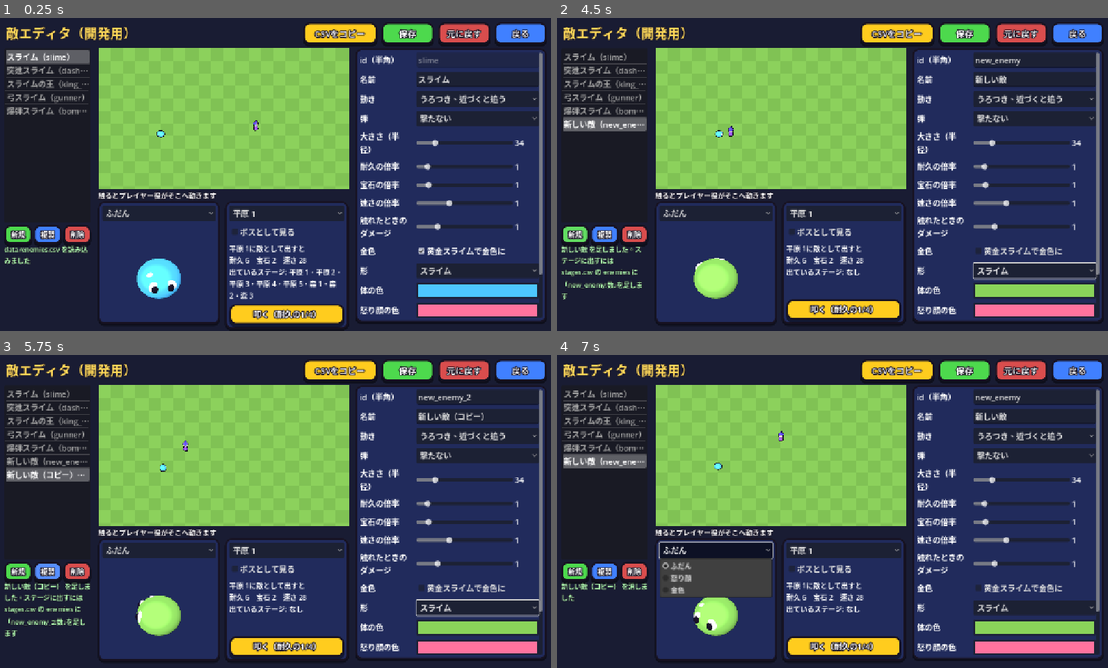
Above: before the commit, frames 1-4 (two rows, left to right).
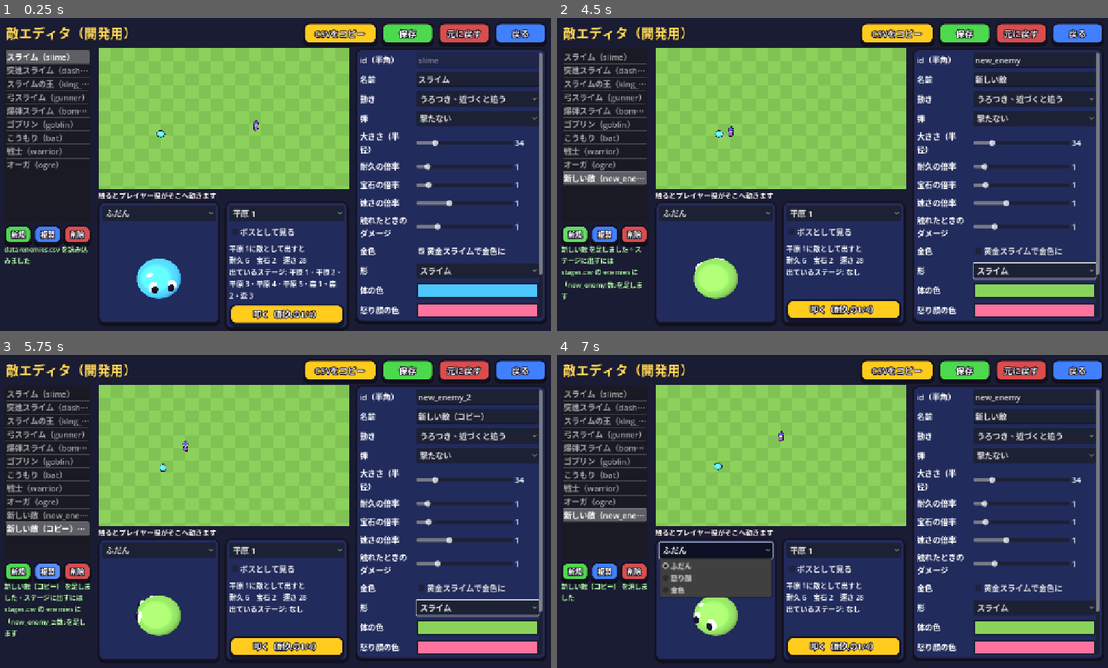
Above: after the commit, the same moments.

Repository: elefolo4565/fantasyIncremental
Game: Godot game, scene res://scenes/enemy_editor/enemy_editor.tscn
Same seed, same stepped clock (60 frames per second), same inputs: the game is played once before the commit and once after it. This scene is started directly instead of the project's main scene.
Inputs:
- Up to frame 1 (0.25 s): no input
- Up to frame 2 (4.5 s): click "スライム" at 0.5 s; click "戻る" at 1.25 s; click "元に戻す" at 2 s; click "保存" at 2.75 s; click "CSVをコピー" at 3.5 s; click "新規" at 4.25 s
- Up to frame 3 (5.75 s): click "複製" at 5 s
- Up to frame 4 (7 s): click "削除" at 5.75 s; click "ふだん" at 6.5 s

The runs differ from the first frame. In frame 1, 0.7% of the frame differs, in the area x 1-17%, y 31-49%; in frame 2, 1.7%; in frame 3, 2.0%, in the area x 0-17%, y 32-58%; in frame 4, 1.7%.

Commit message:
敵の仮3Dモデルを4種類ふやす（ゴブリン・こうもり・戦士・オーガ）
- MonsterModel に人型（手足を振って歩く）とこうもり（羽ばたく）の形を足す
- 敵エディタの「形」で選べるようにする
- 見本の敵として enemies.csv に4行足し、絵を焼く（ステージには未配置）

Co-Authored-By: Claude Opus 5.5 (1M context) <noreply@anthropic.com>
Claude-Session: https://claude.ai/code/session_01TUik1f4JSHLmG8xXeEbnoe

Diff:
--- a/data/enemies.csv
+++ b/data/enemies.csv
@@ -4,3 +4,7 @@
 king_slime,スライムの王,chase,64.6,1,1,1,1,0,king,9e6bff,9e6bff,,平原と森のボス。いつも追ってくる。耐久・宝石・速さは stages.csv の boss_hp・boss_gem・boss_speed に掛ける
 gunner,弓スライム,wander_chase,34,1,1.5,0.8,1,0,slime,8ad35a,ff739e,arrow_fan,弾を撃つ敵の見本（まだどのステージにも出ていない）。うろつきながらプレイヤーへ矢を3本撃つ
 bomber,爆弾スライム,wander_chase,34,1.5,2,0.6,1,0,dasher,a0a0b8,ff6b4d,bomb_lob,弾を撃つ敵の見本（まだどのステージにも出ていない）。遅いがプレイヤーのいる所へ爆弾を投げる
+goblin,ゴブリン,wander_chase,30,1,1.2,1.15,1,0,goblin,7cc04a,7cc04a,,見た目の見本（まだどのステージにも出ていない）。小柄ですばしこい
+bat,こうもり,wander_chase,28,0.6,1,1.5,1,0,bat,7a5ac8,7a5ac8,,見た目の見本（まだどのステージにも出ていない）。宙に浮いて羽ばたく。もろいが速い
+warrior,戦士,wander_chase,34,2,2,0.9,1,0,warrior,4f7fd6,4f7fd6,,見た目の見本（まだどのステージにも出ていない）。鎧の色は color。剣と盾を持つ
+ogre,オーガ,chase,50,3,3,0.6,2,0,ogre,c9a66b,c9a66b,,見た目の見本（まだどのステージにも出ていない）。大きくて遅いがしつこく追ってくる
--- a/scenes/enemy_editor/enemy_editor.gd
+++ b/scenes/enemy_editor/enemy_editor.gd
@@ -40,7 +40,8 @@
 const SHOT_INT_KEYS := ["count", "damage"]
 ## 選べる動き（MonsterMove.create の名前）と、選べる仮モデルの形（MonsterModel の shape）
 const MOVES := [[&"wander_chase", "うろつき、近づくと追う"], [&"dash", "ためて突進"], [&"chase", "ずっと追う（ボス向け）"]]
-const MODELS := [[&"slime", "スライム"], [&"dasher", "角つき"], [&"king", "王冠つき"]]
+const MODELS := [[&"slime", "スライム"], [&"dasher", "角つき"], [&"king", "王冠つき"], [&"goblin", "ゴブリン"],
+		[&"bat", "こうもり"], [&"warrior", "戦士"], [&"ogre", "オーガ"]]
 const LOOKS := ["ふだん", "怒り顔", "金色"]
 ## 数値のつまみ: [項目, 表示名, 最小, 最大, 刻み]
 const SLIDERS := [
--- a/scenes/monster/monster_model.gd
+++ b/scenes/monster/monster_model.gd
@@ -1,9 +1,10 @@
 class_name MonsterModel
 extends Node3D
-## 仮の敵の3Dモデル（スライム・突進スライム・王冠のスライム・森の木）。形は data/enemies.csv の model 列で選ぶ。Godot の基本図形だけで組み立てる。
+## 仮の敵の3Dモデル（スライム・突進スライム・王冠のスライム・ゴブリン・こうもり・戦士・オーガ・森の木）。
+## 形は data/enemies.csv の model 列で選ぶ。Godot の基本図形だけで組み立てる。body_color は体（人型は肌、戦士は鎧）の色。
 ## tools/render_enemies が絵に焼くときと、敵エディタ（scenes/enemy_editor）の3Dの見た目に使う。
 ## 本番のモデルができたら assets/models/<名前>.glb に置けば、焼くときはそちらが使われる。
-## 足元が原点、正面が +Z。set_walk(0〜1) で跳ねる動きの1周のどこかの姿勢にする。
+## 足元が原点、正面が +Z。set_walk(0〜1) で動きの1周（スライムは跳ねる、人型は歩く、こうもりは羽ばたく）のどこかの姿勢にする。
 
 const OUTLINE := Color(0.09, 0.07, 0.13)
 const EYE_WHITE := Color(1, 1, 1)
@@ -14,30 +15,70 @@
 const TRUNK_COLOR := Color(0.62, 0.38, 0.2)
 const SLIME_RADIUS := 0.6
 const SLIME_HEIGHT := 0.82
+const METAL_COLOR := Color(0.82, 0.85, 0.9)
+const WOOD_COLOR := Color(0.55, 0.35, 0.18)
+const CLOTH_COLOR := Color(0.5, 0.32, 0.2)
+const DARK_CLOTH := Color(0.28, 0.22, 0.2)
+const SKIN_COLOR := Color(1.0, 0.8, 0.64)
+const TOOTH_COLOR := Color(1.0, 0.97, 0.88)
+const CREST_COLOR := Color(0.9, 0.2, 0.2)
+const GOLD_COLOR := Color(1.0, 0.8, 0.25)
+## 歩く・羽ばたく大きさ（見た目だけ）
+const LEG_SWING := 0.55
+const ARM_SWING := 0.45
+const WING_FLAP := 0.7
+const HUMANOIDS := [&"goblin", &"warrior", &"ogre"]
 
 ## 生成する側が add_child の前に入れる
 var body_color := Color(0.3, 0.78, 1.0)
-## &"slime" / &"dasher" / &"king"（王冠） / &"oak"
+## &"slime" / &"dasher" / &"king"（王冠） / &"goblin" / &"bat" / &"warrior" / &"ogre" / &"oak"
 var shape := &"slime"
 ## 怒った眉（追ってきているとき）
 var angry := false
 
 var _body := Node3D.new()
 var _blob: MeshInstance3D
+## 人型の手足（付け根で回す）とこうもりの羽
+var _legs: Array[Node3D] = []
+var _arms: Array[Node3D] = []
+var _wings: Array[Node3D] = []
 
 
 func _ready() -> void:
 	add_child(_body)
-	if shape == &"oak":
-		_build_oak()
-	else:
-		_build_slime()
+	match shape:
+		&"oak":
+			_build_oak()
+		&"goblin":
+			_build_goblin()
+		&"warrior":
+			_build_warrior()
+		&"ogre":
+			_build_ogre()
+		&"bat":
+			_build_bat()
+		_:
+			_build_slime()
 	set_walk(0.0)
 
 
 ## phase は跳ねる動きの1周（0〜1）。2Dのころと同じく、横に広がると縦に縮む。
 func set_walk(phase: float) -> void:
 	if shape == &"oak":
+		return
+	var swing := sin(phase * TAU)
+	if shape in HUMANOIDS:
+		# 手足を前後に振り、体を上下に揺らす（左右の手足は逆に振る）
+		for i in _legs.size():
+			_legs[i].rotation.x = swing * LEG_SWING * (1.0 if i == 0 else -1.0)
+		for i in _arms.size():
+			_arms[i].rotation.x = swing * ARM_SWING * (-1.0 if i == 0 else 1.0)
+		_body.position.y = absf(cos(phase * TAU)) * 0.04
+		return
+	if shape == &"bat":
+		for i in _wings.size():
+			_wings[i].rotation.z = swing * WING_FLAP * (1.0 if i == 0 else -1.0)
+		_body.position.y = -swing * 0.06
 		return
 	var squash := 1.0 + sin(phase * TAU) * 0.07
 	_body.scale = Vector3(squash, 1.0 / squash, squash)
@@ -103,10 +144,175 @@
 	_part(_sphere(0.1), HIGHLIGHT, Vector3(-0.28, 1.7, 0.2), Vector3(1.3, 0.8, 0.8), _body, true)
 
 
+# ---- 人型（ゴブリン・戦士・オーガ） ----
+
+## 小柄で緑の肌、長くとがった耳と大きな鼻。短剣を持つ。
+func _build_goblin() -> void:
+	_add_legs(0.3, 0.12, 0.075, DARK_CLOTH, DARK_CLOTH)
+	var tunic := _cone(0.17, 0.25, 0.36)
+	_part(tunic, CLOTH_COLOR, Vector3(0, 0.46, 0), Vector3.ONE, _body)
+	_part(_cylinder(0.2, 0.05), WOOD_COLOR.darkened(0.3), Vector3(0, 0.36, 0), Vector3.ONE, _body)
+	var head_y := 0.86
+	_part(_sphere(0.3), body_color, Vector3(0, head_y, 0), Vector3(1.1, 0.95, 1), _body)
+	for side in [-1.0, 1.0]:
+		var ear := _part(_cone(0.0, 0.1, 0.36), body_color, Vector3(side * 0.42, head_y + 0.08, -0.02), Vector3(1, 1, 0.5), _body)
+		ear.rotation.z = -side * deg_to_rad(70)
+	_part(_sphere(0.08), body_color.darkened(0.08), Vector3(0, head_y - 0.04, 0.3), Vector3(0.9, 0.8, 1.4), _body)
+	_add_face(head_y + 0.06, 0.12, 0.25, 0.085, true)
+	# 口からのぞく牙
+	for side in [-1.0, 1.0]:
+		_part(_cone(0.0, 0.03, 0.07), TOOTH_COLOR, Vector3(side * 0.07, head_y - 0.13, 0.26), Vector3.ONE, _body)
+	var arms := _add_arms(Vector3(0.22, 0.6, 0), 0.26, 0.055, body_color, body_color)
+	# 右手の短剣
+	var dagger := Node3D.new()
+	arms[1].add_child(dagger)
+	dagger.position = Vector3(0, -0.3, 0.06)
+	dagger.rotation.x = deg_to_rad(70)
+	_part(_box(Vector3(0.1, 0.03, 0.04)), WOOD_COLOR, Vector3.ZERO, Vector3.ONE, dagger)
+	_part(_box(Vector3(0.05, 0.26, 0.02)), METAL_COLOR, Vector3(0, 0.14, 0), Vector3.ONE, dagger, true)
+
+
+## 鎧（body_color）と羽根飾りのかぶと。右手に剣、左手に丸い盾。
+func _build_warrior() -> void:
+	_add_legs(0.4, 0.13, 0.085, DARK_CLOTH, WOOD_COLOR.darkened(0.3))
+	_part(_cone(0.25, 0.22, 0.44), body_color, Vector3(0, 0.62, 0), Vector3.ONE, _body)
+	_part(_cylinder(0.24, 0.06), WOOD_COLOR, Vector3(0, 0.43, 0), Vector3.ONE, _body)
+	for side in [-1.0, 1.0]:
+		_part(_sphere(0.13), body_color.lightened(0.15), Vector3(side * 0.27, 0.8, 0), Vector3(1, 0.8, 1), _body)
+	var head_y := 1.07
+	_part(_sphere(0.25), SKIN_COLOR, Vector3(0, head_y, 0), Vector3.ONE, _body)
+	_add_face(head_y, 0.1, 0.22, 0.06, false)
+	# かぶと: 頭の上半分と後ろをおおい、てっぺんに羽根飾り
+	_part(_sphere(0.28), METAL_COLOR, Vector3(0, head_y + 0.07, -0.04), Vector3(1, 0.85, 1), _body)
+	_part(_cylinder(0.29, 0.06), METAL_COLOR.darkened(0.15), Vector3(0, head_y + 0.08, 0), Vector3.ONE, _body)
+	_part(_box(Vector3(0.06, 0.16, 0.36)), CREST_COLOR, Vector3(0, head_y + 0.33, -0.04), Vector3.ONE, _body)
+	var arms := _add_arms(Vector3(0.3, 0.78, 0), 0.32, 0.07, body_color, SKIN_COLOR)
+	var sword := Node3D.new()
+	arms[1].add_child(sword)
+	sword.position = Vector3(0, -0.36, 0.06)
+	sword.rotation.x = deg_to_rad(60)
+	_part(_box(Vector3(0.05, 0.12, 0.05)), WOOD_COLOR, Vector3(0, -0.02, 0), Vector3.ONE, sword)
+	_part(_box(Vector3(0.22, 0.04, 0.06)), GOLD_COLOR, Vector3(0, 0.06, 0), Vector3.ONE, sword)
+	_part(_box(Vector3(0.08, 0.5, 0.025)), METAL_COLOR, Vector3(0, 0.33, 0), Vector3.ONE, sword, true)
+	var shield := _part(_cylinder(0.24, 0.05), body_color.darkened(0.25), Vector3(-0.06, -0.24, 0.1), Vector3.ONE, arms[0])
+	shield.rotation = Vector3(deg_to_rad(90), 0, deg_to_rad(-20))
+	_part(_sphere(0.07), GOLD_COLOR, Vector3(0, 0.03, 0), Vector3(1, 0.6, 1), shield)
+
+
+## 大きな体と太い手足、小さな頭に下あごの牙。右手にこん棒。
+func _build_ogre() -> void:
+	_add_legs(0.36, 0.2, 0.12, body_color, body_color.darkened(0.15))
+	_part(_cone(0.33, 0.38, 0.2), CLOTH_COLOR, Vector3(0, 0.42, 0), Vector3.ONE, _body)
+	_part(_sphere(0.42), body_color, Vector3(0, 0.78, 0), Vector3(1.05, 1, 0.9), _body)
+	_part(_sphere(0.2), body_color.lightened(0.12), Vector3(0, 0.72, 0.24), Vector3(1.2, 1, 0.6), _body)
+	var head_y := 1.24
+	_part(_sphere(0.22), body_color, Vector3(0, head_y, 0.06), Vector3.ONE, _body)
+	_add_face(head_y + 0.03, 0.09, 0.26, 0.06, true)
+	for side in [-1.0, 1.0]:
+		_part(_cone(0.0, 0.04, 0.12), TOOTH_COLOR, Vector3(side * 0.09, head_y - 0.08, 0.24), Vector3.ONE, _body)
+		_part(_sphere(0.06), body_color, Vector3(side * 0.22, head_y + 0.02, 0.02), Vector3(0.6, 1, 0.8), _body)
+	var arms := _add_arms(Vector3(0.44, 0.98, 0), 0.44, 0.1, body_color, body_color)
+	var club := Node3D.new()
+	arms[1].add_child(club)
+	club.position = Vector3(0, -0.5, 0.08)
+	# 外側へ傾けて肩にかつぐ（正面からも見えるように）
+	club.rotation = Vector3(deg_to_rad(20), 0, deg_to_rad(-30))
+	_part(_cone(0.15, 0.06, 0.72), WOOD_COLOR, Vector3(0, 0.32, 0), Vector3.ONE, club)
+
+
+## 足（付け根で回す）。hip_y は付け根の高さ、spread は左右の間、radius は太さ。足の長さは hip_y と同じ。
+func _add_legs(hip_y: float, spread: float, radius: float, color: Color, foot_color: Color) -> void:
+	for side in [-1.0, 1.0]:
+		var hip := Node3D.new()
+		hip.position = Vector3(side * spread, hip_y, 0)
+		_body.add_child(hip)
+		_part(_capsule(radius, hip_y), color, Vector3(0, -hip_y * 0.5, 0), Vector3.ONE, hip)
+		_part(_sphere(radius * 1.25), foot_color, Vector3(0, -hip_y + radius * 0.8, radius * 0.6),
+				Vector3(1, 0.7, 1.5), hip)
+		_legs.append(hip)
+
+
+## 腕（肩で回す）。shoulder は右肩の位置（左は x を反転）。返すのは [左腕, 右腕]。
+func _add_arms(shoulder: Vector3, length: float, radius: float, color: Color, hand_color: Color) -> Array[Node3D]:
+	var result: Array[Node3D] = []
+	for side in [-1.0, 1.0]:
+		var pivot := Node3D.new()
+		pivot.position = Vector3(side * shoulder.x, shoulder.y, shoulder.z)
+		pivot.rotation.z = side * deg_to_rad(12)
+		_body.add_child(pivot)
+		_part(_capsule(radius, length), color, Vector3(0, -length * 0.5, 0), Vector3.ONE, pivot)
+		_part(_sphere(radius * 1.3), hand_color, Vector3(0, -length, 0), Vector3.ONE, pivot)
+		_arms.append(pivot)
+		result.append(pivot)
+	return result
+
+
+## 目（と怒った眉）。eye_y は目の高さ、gap は左右の間の半分、front は顔の前面の z、size は黒目の大きさ。
+func _add_face(eye_y: float, gap: float, front: float, size: float, whites: bool) -> void:
+	for side in [-1.0, 1.0]:
+		if whites:
+			_part(_sphere(size * 1.5), EYE_WHITE, Vector3(side * gap, eye_y, front), Vector3(1, 1.1, 0.6), _body, true)
+		_part(_sphere(size), OUTLINE, Vector3(side * gap, eye_y, front + size * 0.8), Vector3(1, 1.3, 0.6), _body)
+		if angry:
+			var brow := _part(_box(Vector3(size * 3.0, size * 0.6, 0.05)), OUTLINE,
+					Vector3(side * gap, eye_y + size * 2.0, front + size), Vector3.ONE, _body)
+			brow.rotation.z = side * deg_to_rad(25)
+
+
+# ---- こうもり ----
+
+## 宙に浮く丸い体に大きな耳と牙、左右に羽。羽ばたいて上下に揺れる。
+func _build_bat() -> void:
+	var body_y := 0.8
+	_part(_sphere(0.3), body_color, Vector3(0, body_y, 0), Vector3(1, 0.95, 0.9), _body)
+	_part(_sphere(0.18), body_color.lightened(0.2), Vector3(0, body_y - 0.08, 0.16), Vector3(1, 1, 0.6), _body)
+	for side in [-1.0, 1.0]:
+		var ear := _part(_cone(0.0, 0.11, 0.3), body_color, Vector3(side * 0.16, body_y + 0.32, 0), Vector3(1, 1, 0.5), _body)
+		ear.rotation.z = -side * deg_to_rad(18)
+		_part(_cone(0.0, 0.025, 0.08), TOOTH_COLOR, Vector3(side * 0.06, body_y - 0.12, 0.26), Vector3.ONE, _body)
+		# 小さな足
+		_part(_sphere(0.05), body_color.darkened(0.3), Vector3(side * 0.1, body_y - 0.3, 0), Vector3.ONE, _body)
+	_add_face(body_y + 0.05, 0.11, 0.24, 0.06, true)
+	var wing_color := body_color.darkened(0.35)
+	for side in [-1.0, 1.0]:
+		var root := Node3D.new()
+		root.position = Vector3(side * 0.24, body_y + 0.05, -0.04)
+		# 少し後ろへ反らせて、横から見ても羽の形がわかるようにする
+		root.rotation.y = side * deg_to_rad(25)
+		_body.add_child(root)
+		# 羽の骨と、ぎざぎざの膜（平たい楕円を3枚並べる）
+		var bone := _part(_capsule(0.03, 0.62), wing_color.darkened(0.2), Vector3(side * 0.3, 0.1, 0), Vector3.ONE, root)
+		bone.rotation.z = side * deg_to_rad(-70)
+		for i in 3:
+			var x: float = side * (0.14 + i * 0.17)
+			_part(_sphere(0.15), wing_color, Vector3(x, 0.02 - i * 0.02, 0), Vector3(0.75, 1.3 - i * 0.2, 0.15), root)
+		_wings.append(root)
+
+
 func _sphere(radius: float) -> SphereMesh:
 	var mesh := SphereMesh.new()
 	mesh.radius = radius
 	mesh.height = radius * 2.0
+	return mesh
+
+
+func _cylinder(radius: float, height: float) -> CylinderMesh:
+	return _cone(radius, radius, height)
+
+
+## 上下で太さの違う筒（top が 0 なら円すい）。
+func _cone(top: float, bottom: float, height: float) -> CylinderMesh:
+	var mesh := CylinderMesh.new()
+	mesh.top_radius = top
+	mesh.bottom_radius = bottom
+	mesh.height = height
+	return mesh
+
+
+func _capsule(radius: float, height: float) -> CapsuleMesh:
+	var mesh := CapsuleMesh.new()
+	mesh.radius = radius
+	mesh.height = maxf(height, radius * 2.0)
 	return mesh
 
 
Binary file added: assets/sprites/enemies/bat.png
Not shown, added: assets/sprites/enemies/bat.png.import
Binary file added: assets/sprites/enemies/bat_angry.png
Not shown, added: assets/sprites/enemies/bat_angry.png.import
Binary file added: assets/sprites/enemies/goblin.png
Not shown, added: assets/sprites/enemies/goblin.png.import
Binary file added: assets/sprites/enemies/goblin_angry.png
Not shown, added: assets/sprites/enemies/goblin_angry.png.import
Binary file added: assets/sprites/enemies/ogre.png
Not shown, added: assets/sprites/enemies/ogre.png.import
Binary file added: assets/sprites/enemies/ogre_angry.png
Not shown, added: assets/sprites/enemies/ogre_angry.png.import
(and 5 more such lines)
